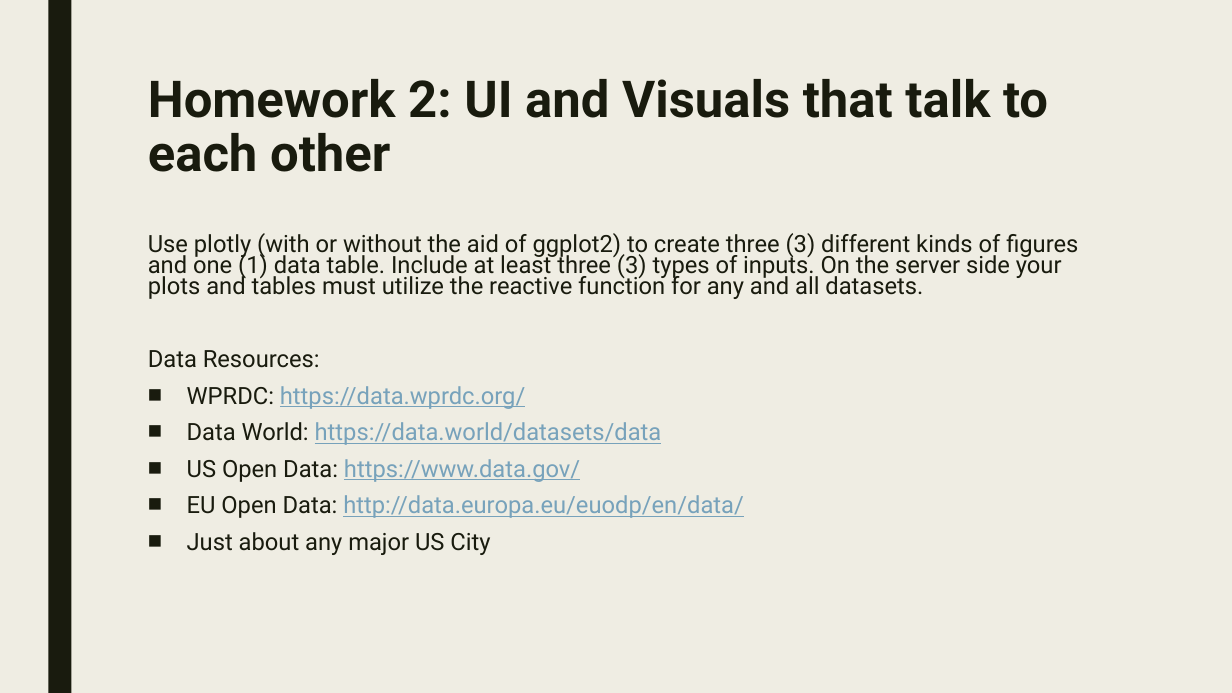
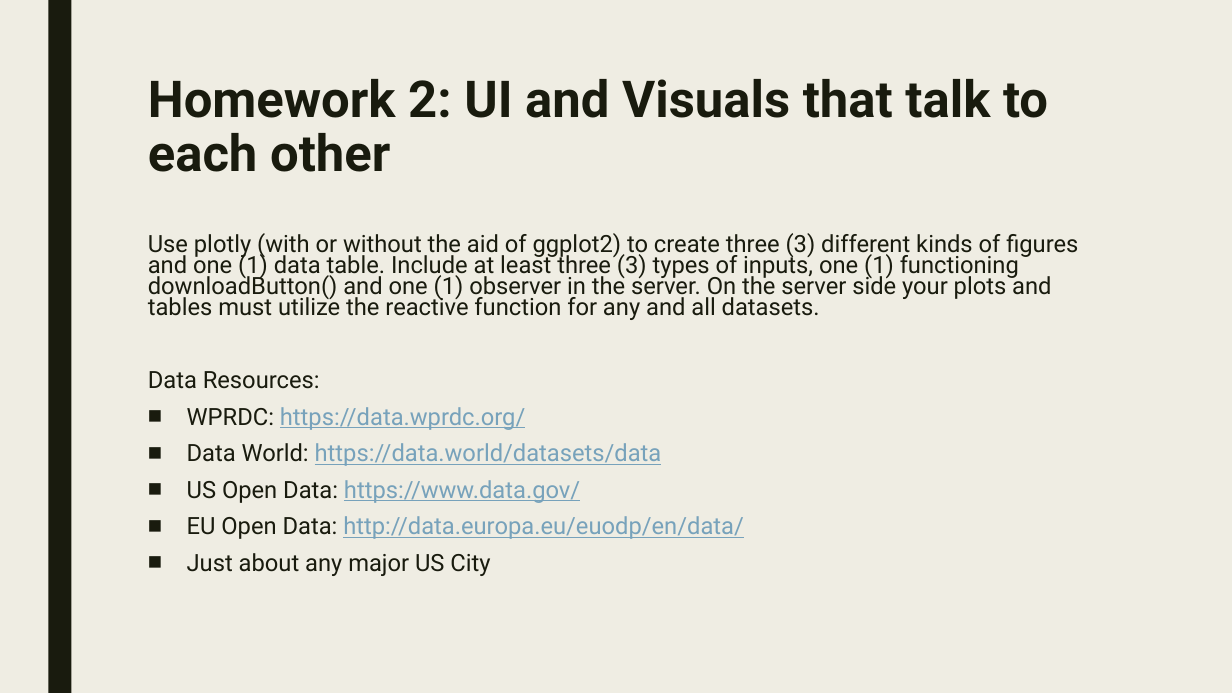
Before and after one commit to RforOperations2018/Class_5, a slide deck: slide 6 of Class 5.pptx. Drawn at 1232x693 pixels with LibreOffice and Linux fonts; fonts in the diff are those of the drawing. Boxes give left, top, right and bottom in pixels: in the first picture for what was removed or moved away, otherwise in the second. Text is boxed around its words. In the diff, an @@ line names an element or a change of style, - is before the commit and + after.

```diff
--- a/Class 5.pptx
+++ b/Class 5.pptx
@@ text at [148,233,1078,320]: text changed @@
-Use plotly (with or without the aid of ggplot2) to create three (3) different kinds of figures and one (1) data table. Include at least three (3) types of inputs. On the server side your plots and tables must utilize the reactive function for any and all datasets.
+Use plotly (with or without the aid of ggplot2) to create three (3) different kinds of figures and one (1) data table. Include at least three (3) types of inputs, one (1) functioning downloadButton() and one (1) observer in the server. On the server side your plots and tables must utilize the reactive function for any and all datasets.
```
Also in this commit, not shown: 1 other file.
